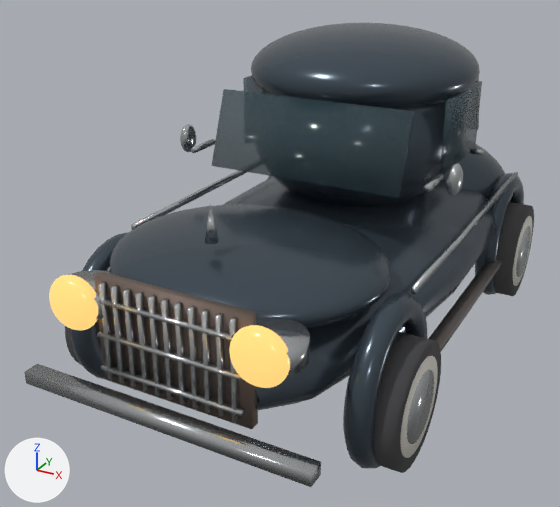
The glTF model halloween-radio/games/witch-ride-3d/assets/models/vintage-car.glb: old version first, new version second.
The view is the same before and after, from a 50 mm camera at (2.81, -6.12, 3.71) aimed at (-0.31, -0.44, 0.87). Every picture has the same lights, and +X, +Y and +Z are marked at lower left. The older version comes first. Where no turn or scale is listed for an object, it has been applied to the vertices.
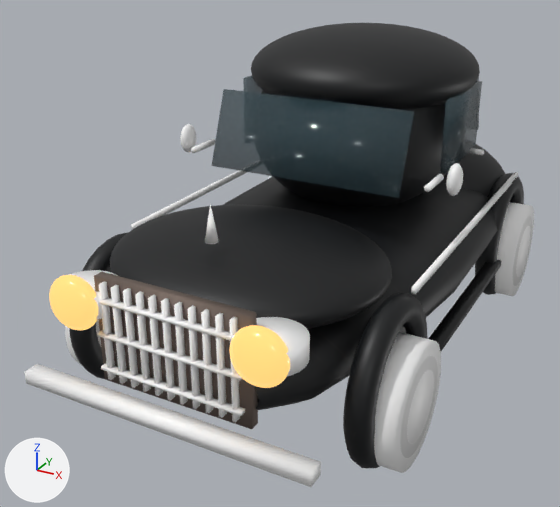
Where the change shows, as pixel boxes [x1, y1, x2, y2] in the pictures (560 x 507 px):
'hood', surface changed (darker): [110, 204, 392, 329] in both
'body_shell', surface changed: [101, 177, 498, 410] in both
'roof', surface changed (darker): [251, 23, 480, 109] in both
'front_bumper', recoloured, surface changed (light grey to white): [24, 364, 321, 487] in both
'fender_1_1', surface changed: [343, 293, 427, 469] in both
'wheel_1_1', recoloured (dark grey to white): [374, 332, 441, 473] in both
'cabin', surface changed: [261, 91, 448, 207] in both
'wheel_1_0', recoloured (dark grey to white): [495, 202, 534, 296] in both
'fender_-1_1', surface changed: [69, 232, 128, 379] in both
'running_board_1', surface changed (darker): [428, 260, 502, 351] in both
'fender_1_0', surface changed: [475, 173, 524, 295] in both
'lamp_mount_0.74', recoloured, surface changed (light grey to white): [232, 317, 310, 377] in both
'rear_round', surface changed (darker): [441, 144, 505, 197] in both
'hub_1_1', recoloured, surface changed (light grey to white): [407, 370, 434, 444] in both
'chrome_trim_1', recoloured, surface changed: [411, 172, 518, 294] in both
'grille_cross_0.75', recoloured, surface changed: [101, 363, 245, 416] in both
'grille_cross_1.02', recoloured, surface changed: [97, 330, 242, 380] in both
'grille_cross_1.29', recoloured, surface changed (light grey to white): [99, 298, 232, 341] in both
'chrome_trim_-1', recoloured, surface changed: [131, 170, 247, 230] in both
'grille_bar_0.42', recoloured, surface changed (light grey to white): [215, 313, 227, 418] in both
'grille_bar_0.31', recoloured, surface changed (light grey to white): [201, 309, 213, 413] in both
'grille_bar_0.10', recoloured, surface changed (light grey to white): [174, 302, 188, 405] in both
'grille_bar_0.21', recoloured, surface changed (light grey to white): [187, 305, 200, 409] in both
'grille_bar_0.00', recoloured, surface changed (light grey to white): [161, 298, 175, 400] in both
'grille_bar_-0.10', recoloured, surface changed (light grey to white): [148, 295, 163, 396] in both
'grille_bar_-0.21', recoloured, surface changed (light grey to white): [135, 291, 151, 392] in both
'grille_bar_-0.31', recoloured, surface changed (light grey to white): [123, 288, 139, 388] in both
'grille_bar_-0.42', recoloured, surface changed (light grey to white): [110, 285, 127, 384] in both
'grille_bar_-0.52', recoloured, surface changed (light grey to white): [98, 282, 116, 380] in both
'grille_bar_0.52', recoloured, surface changed (light grey to white): [229, 317, 240, 423] in both
'mirror_1', recoloured, surface changed (light grey to white): [446, 163, 463, 196] in both
'hub_1_0', recoloured, surface changed (light grey to white): [516, 226, 531, 277] in both
'lamp_mount_-0.74', recoloured, surface changed (light grey to white): [68, 270, 118, 320] in both
'mirror_-1', recoloured, surface changed (light grey to white): [180, 124, 196, 152] in both
'hood_ornament', recoloured, surface changed (lighter): [205, 204, 219, 244] in both
'wheel_-1_1', recoloured: [65, 320, 101, 365] in both
'mirror_stalk_1', recoloured, surface changed (light grey to white): [424, 174, 444, 192] in both
'mirror_stalk_-1', recoloured, surface changed (light grey to white): [191, 139, 215, 153] in both
'door_handle_1', recoloured, surface changed: [470, 148, 484, 155] in both

What the commit changed:
Picture 'Image_0' (img_image_0) is new.
Picture 'Image_3' (img_image_3) is new.
In material 'aged black lacquer' (mat_aged_black_lacquer), base_color is no longer (0.0627, 0.0863, 0.11), greyish blue #47535d.
In material 'aged black lacquer' (mat_aged_black_lacquer), metallic goes from 0.52 to 0.0.
In material 'aged black lacquer' (mat_aged_black_lacquer), roughness goes from 0.2 to 0.5.
In material 'aged black lacquer' (mat_aged_black_lacquer), texture is now set to img_image_0.
In material 'worn lacquer' (mat_worn_lacquer), base_color is no longer (0.165, 0.145, 0.137), grey #716a67.
In material 'worn lacquer' (mat_worn_lacquer), metallic goes from 0.26 to 0.0.
In material 'worn lacquer' (mat_worn_lacquer), roughness goes from 0.48 to 0.5.
In material 'worn lacquer' (mat_worn_lacquer), texture is now set to img_image_3.
In material 'pitted chrome' (mat_pitted_chrome), metallic goes from 0.9 to 0.0.
In material 'pitted chrome' (mat_pitted_chrome), roughness goes from 0.17 to 0.5.
Material 'pitted chrome' (mat_pitted_chrome) changes colour from light grey #c3c7c8 to white #ffffff; in linear values from (0.545, 0.569, 0.576) to (1.0, 1.0, 1.0).
Material 'period rubber' (mat_period_rubber) changes colour from dark grey #49494b to white #ffffff; in linear values from (0.0667, 0.0667, 0.0706) to (1.0, 1.0, 1.0).
